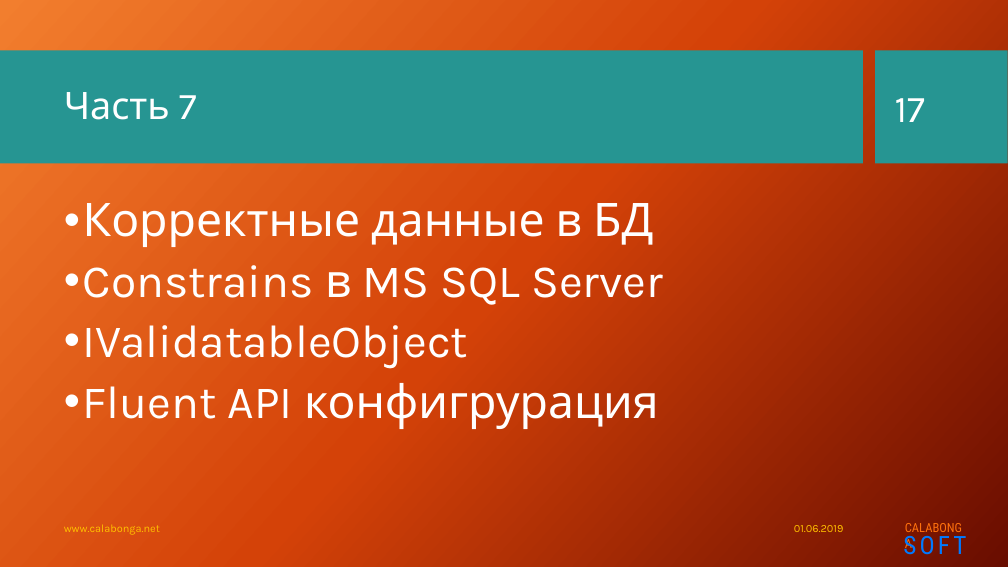
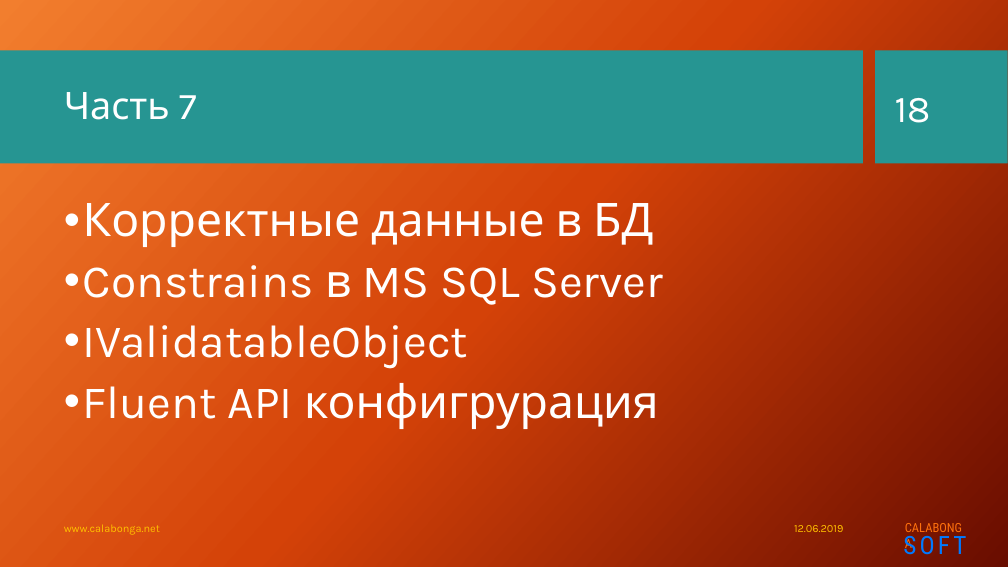
Before and after one commit to Calabonga/Calabonga.Catalog, a slide deck: slide 18 of Presentation/Calabonga.Catalog.pptx (slide 17 before the commit). Drawn at 1008x567 pixels with LibreOffice and Linux fonts; fonts in the diff are those of the drawing; background and template pictures are left out. Boxes give left, top, right and bottom in pixels: in the first picture for what was removed or moved away, otherwise in the second. Text is boxed around its words. In the diff, an @@ line names an element or a change of style, - is before the commit and + after.

```diff
--- a/Presentation/Calabonga.Catalog.pptx
+++ b/Presentation/Calabonga.Catalog.pptx
@@ page number at [895, 98, 931, 123]: text changed @@
-17
+18
@@ text at [794, 525, 843, 532]: text changed @@
-01.06.2019
+12.06.2019
```
Also in this commit, not shown: 15 other slides changed, 2 slides added, 1 other file.
